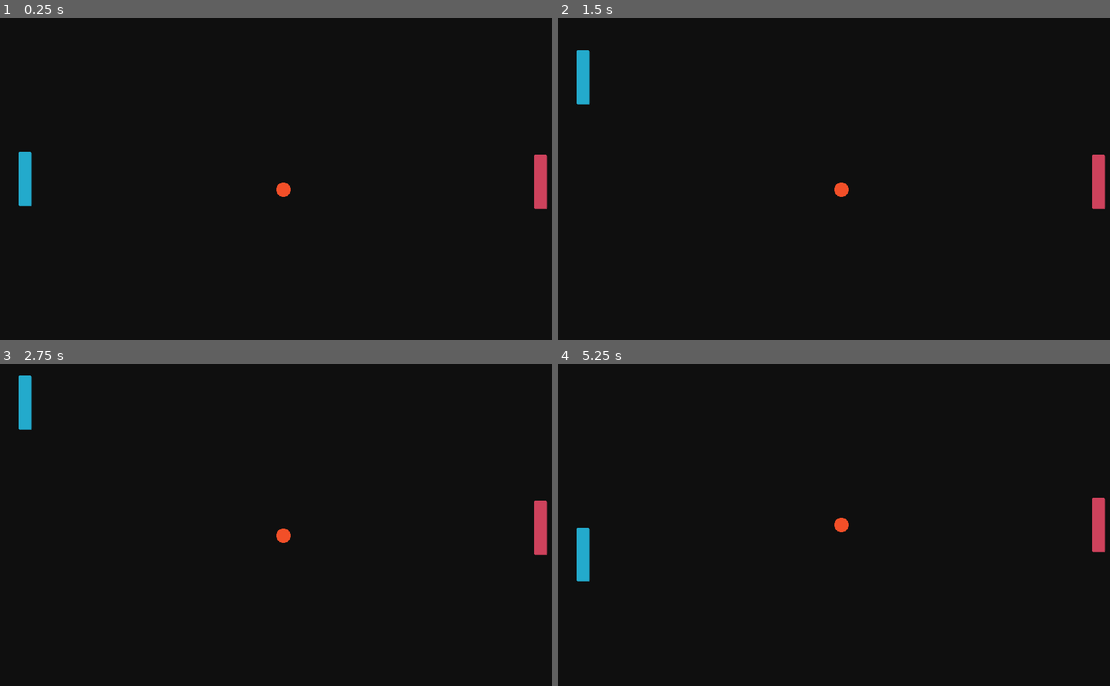
Above: before the commit, frames 1-4 (two rows, left to right).
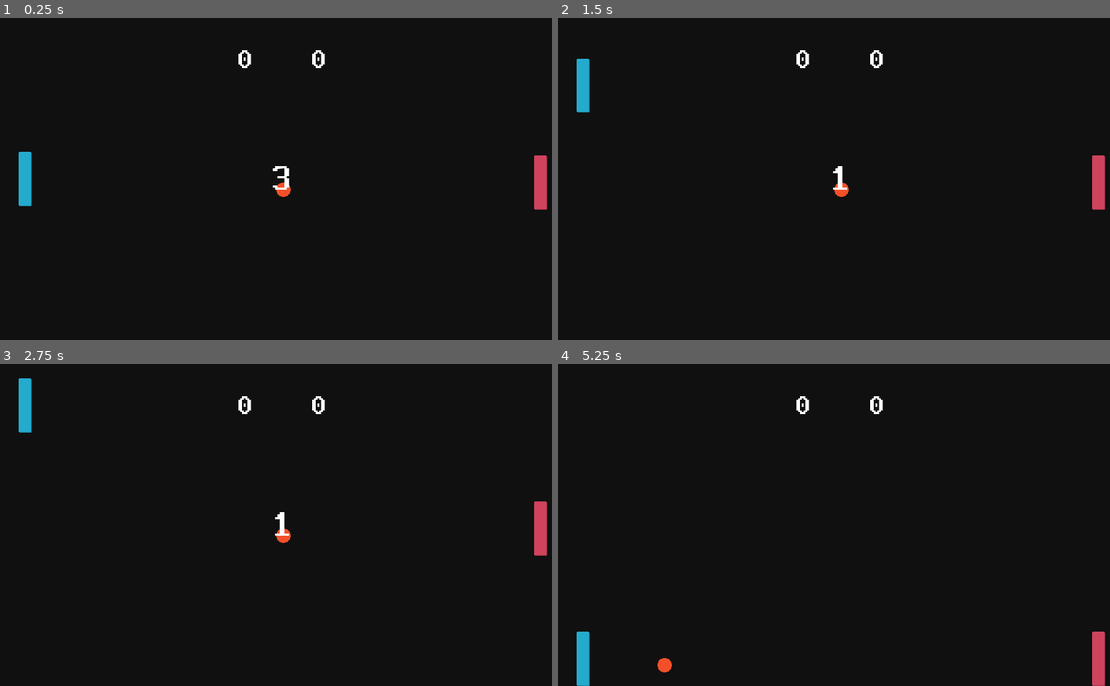
Above: after the commit, the same moments.

Repository: coolingpuppet/pong
Game: Godot game, scene res://Scenes/Main.tscn
The game is run twice, just before and just after one commit, with the same random seed, the same clock (stepped at 60 frames per second) and the same inputs.
Inputs:
- Up to frame 1 (0.25 s): no input
- Up to frame 2 (1.5 s): tap Enter at 0.5 s; hold W (move_up) 0.53-1.28 s; hold S (move_down) from 1.28 s (still down)
- Up to frame 3 (2.75 s): release S (move_down) at 2.03 s; hold W (move_up) from 2.03 s (still down)
- Up to frame 4 (5.25 s): release W (move_up) at 3.53 s; hold S (move_down) from 3.53 s (still down)

The runs differ from the first frame. In frame 1, 0.3% of the frame differs, in the area x 43-100%, y 10-60%; in frame 2, 0.4%; in frame 3, 0.3%; in frame 4, 2.0%, in the area x 3-100%, y 10-100%.

Commit message:
22/01/2021
> Added Score Counter
> Added HUD

Diff:
--- /dev/null
+++ b/pong-master/Assets/Main_font.tres
@@ -0,0 +1,9 @@
+[gd_resource type="DynamicFont" load_steps=2 format=2]
+
+[ext_resource path="res://Assets/Perfect DOS VGA 437 Win.ttf" type="DynamicFontData" id=1]
+
+[resource]
+size = 64
+use_mipmaps = true
+use_filter = true
+font_data = ExtResource( 1 )
--- a/pong-master/Scenes/Main.tscn
+++ b/pong-master/Scenes/Main.tscn
@@ -6,6 +6,8 @@
 [ext_resource path="res://Scripts/player_input_conf.gd" type="Script" id=4]
 [ext_resource path="res://Scripts/AI_input_conf.gd" type="Script" id=5]
 [ext_resource path="res://Scripts/GameManager.gd" type="Script" id=6]
+[ext_resource path="res://UI/HUD.tscn" type="PackedScene" id=7]
+[ext_resource path="res://UI/FinalScreen.tscn" type="PackedScene" id=8]
 
 [node name="Main" type="Node2D"]
 script = ExtResource( 6 )
@@ -33,6 +35,11 @@
 [node name="StartTimer" type="Timer" parent="."]
 wait_time = 3.0
 one_shot = true
+
+[node name="HUD" parent="." instance=ExtResource( 7 )]
+
+[node name="FinalScreen" parent="." instance=ExtResource( 8 )]
+visible = false
 [connection signal="goal_left" from="Field" to="." method="_on_Field_goal_left"]
 [connection signal="goal_right" from="Field" to="." method="_on_Field_goal_right"]
 [connection signal="timeout" from="StartTimer" to="." method="_on_StartTimer_timeout"]
--- a/pong-master/Scripts/GameManager.gd
+++ b/pong-master/Scripts/GameManager.gd
@@ -1,32 +1,52 @@
 extends Node2D
+
+onready var hud = get_node("HUD")
 
 var score_player_one = 0
 var score_player_two = 0
 var max_score = 3
 
 func _ready():
+	update_score()
 	$StartTimer.start()
 
+func _process(delta):
+	if $StartTimer.time_left > 1:
+		hud.get_node("TimerDisplay/CenterContainer/Label").set_text(str(round($StartTimer.time_left)))
 
 func _on_Field_goal_left():
 	score_player_two += 1
-	print(score_player_two)
+	update_score()
 	if score_player_two < max_score:
 		start_new_round()
+	else:
+		show_winner("You Lost")
 
 
 func _on_Field_goal_right():
 	score_player_one += 1
-	print(score_player_one)
+	update_score()
 	if score_player_one < max_score:
 		start_new_round()
+	else:
+		show_winner("You Win")
 
 func start_new_round():
 	$Ball.reset()
 	$Player.set_position(Vector2(64, 360))
 	$AI.set_position(Vector2(1216, 360))
+	hud.get_node("TimerDisplay").set_visible(true)
 	$StartTimer.start()
 
 
 func _on_StartTimer_timeout():
+	hud.get_node("TimerDisplay").set_visible(false)
 	$Ball.set_start_direction()
+
+func update_score():
+	hud.get_node("ScoreDisplay/Player_Score").set_text(str(score_player_one))
+	hud.get_node("ScoreDisplay/Opponent_Score").set_text(str(score_player_two))
+
+func show_winner(message):
+	$FinalScreen.set_visible(true)
+	$FinalScreen.get_node("VBoxContainer/ResultMassage").set_text(message)
--- a/pong-master/Scripts/Player.gd
+++ b/pong-master/Scripts/Player.gd
@@ -2,7 +2,7 @@
 
 signal update
 
-export var move_speed = 400
+export var move_speed = 500
 
 var direction = Vector2()
 
--- /dev/null
+++ b/pong-master/UI/FinalScreen.tscn
@@ -0,0 +1,73 @@
+[gd_scene load_steps=5 format=2]
+
+[ext_resource path="res://Assets/Perfect DOS VGA 437 Win.ttf" type="DynamicFontData" id=1]
+
+[sub_resource type="DynamicFont" id=2]
+size = 78
+use_mipmaps = true
+use_filter = true
+font_data = ExtResource( 1 )
+
+[sub_resource type="DynamicFont" id=3]
+size = 48
+use_mipmaps = true
+use_filter = true
+font_data = ExtResource( 1 )
+
+[sub_resource type="DynamicFont" id=1]
+size = 54
+use_mipmaps = true
+use_filter = true
+font_data = ExtResource( 1 )
+
+[node name="FinalScreen" type="Control"]
+margin_right = 1280.0
+margin_bottom = 720.0
+__meta__ = {
+"_edit_use_anchors_": false
+}
+
+[node name="VBoxContainer" type="VBoxContainer" parent="."]
+anchor_right = 1.0
+anchor_bottom = 1.0
+alignment = 1
+__meta__ = {
+"_edit_use_anchors_": false
+}
+
+[node name="ResultMassage" type="Label" parent="VBoxContainer"]
+margin_top = 262.0
+margin_right = 1280.0
+margin_bottom = 341.0
+custom_fonts/font = SubResource( 2 )
+text = "You Won"
+align = 1
+
+[node name="AnotherRound" type="Label" parent="VBoxContainer"]
+margin_top = 345.0
+margin_right = 1280.0
+margin_bottom = 393.0
+custom_fonts/font = SubResource( 3 )
+text = "Wanna Play Another Round?"
+align = 1
+
+[node name="HBoxContainer" type="HBoxContainer" parent="VBoxContainer"]
+margin_top = 397.0
+margin_right = 1280.0
+margin_bottom = 458.0
+custom_constants/separation = 75
+alignment = 1
+
+[node name="NewButton" type="Button" parent="VBoxContainer/HBoxContainer"]
+margin_left = 320.0
+margin_right = 602.0
+margin_bottom = 61.0
+custom_fonts/font = SubResource( 1 )
+text = "New Round"
+
+[node name="MenuButton" type="Button" parent="VBoxContainer/HBoxContainer"]
+margin_left = 677.0
+margin_right = 959.0
+margin_bottom = 61.0
+custom_fonts/font = SubResource( 1 )
+text = "Main Menu"
--- /dev/null
+++ b/pong-master/UI/HUD.tscn
@@ -0,0 +1,75 @@
+[gd_scene load_steps=6 format=2]
+
+[ext_resource path="res://Assets/Main_font.tres" type="DynamicFont" id=1]
+[ext_resource path="res://Assets/Perfect DOS VGA 437 Win.ttf" type="DynamicFontData" id=2]
+
+[sub_resource type="StyleBoxFlat" id=1]
+content_margin_top = 20.0
+content_margin_bottom = 20.0
+bg_color = Color( 0, 0, 0, 0 )
+
+[sub_resource type="DynamicFont" id=2]
+size = 84
+use_mipmaps = true
+use_filter = true
+font_data = ExtResource( 2 )
+
+[sub_resource type="DynamicFont" id=3]
+size = 64
+use_mipmaps = true
+use_filter = true
+font_data = ExtResource( 2 )
+
+[node name="HUD" type="Control"]
+margin_right = 1280.0
+margin_bottom = 720.0
+__meta__ = {
+"_edit_use_anchors_": false
+}
+
+[node name="TimerDisplay" type="PanelContainer" parent="."]
+anchor_top = 0.5
+anchor_right = 1.0
+anchor_bottom = 0.5
+margin_top = -58.0
+margin_bottom = 58.0
+custom_styles/panel = SubResource( 1 )
+__meta__ = {
+"_edit_use_anchors_": false
+}
+
+[node name="CenterContainer" type="CenterContainer" parent="TimerDisplay"]
+margin_top = 20.0
+margin_right = 1280.0
+margin_bottom = 104.0
+
+[node name="Label" type="Label" parent="TimerDisplay/CenterContainer"]
+margin_left = 616.0
+margin_right = 663.0
+margin_bottom = 84.0
+custom_fonts/font = SubResource( 2 )
+text = "3"
+
+[node name="ScoreDisplay" type="HBoxContainer" parent="."]
+anchor_right = 1.0
+margin_top = 64.0
+margin_bottom = 76.0
+custom_constants/separation = 128
+alignment = 1
+__meta__ = {
+"_edit_use_anchors_": false
+}
+
+[node name="Player_Score" type="Label" parent="ScoreDisplay"]
+margin_left = 540.0
+margin_right = 576.0
+margin_bottom = 64.0
+custom_fonts/font = SubResource( 3 )
+text = "1"
+
+[node name="Opponent_Score" type="Label" parent="ScoreDisplay"]
+margin_left = 704.0
+margin_right = 740.0
+margin_bottom = 64.0
+custom_fonts/font = ExtResource( 1 )
+text = "3"
--- a/pong-master/project.godot
+++ b/pong-master/project.godot
@@ -60,6 +60,7 @@
 
 [rendering]
 
+quality/driver/driver_name="GLES2"
 quality/2d/use_pixel_snap=true
 environment/default_clear_color=Color( 0.0627451, 0.0627451, 0.0627451, 1 )
 environment/default_environment="res://default_env.tres"
Binary file added: pong-master/Assets/Perfect DOS VGA 437 Win.ttf
Not shown: 1 places in pong-master/Scenes/Main.tscn that only renumber resources
